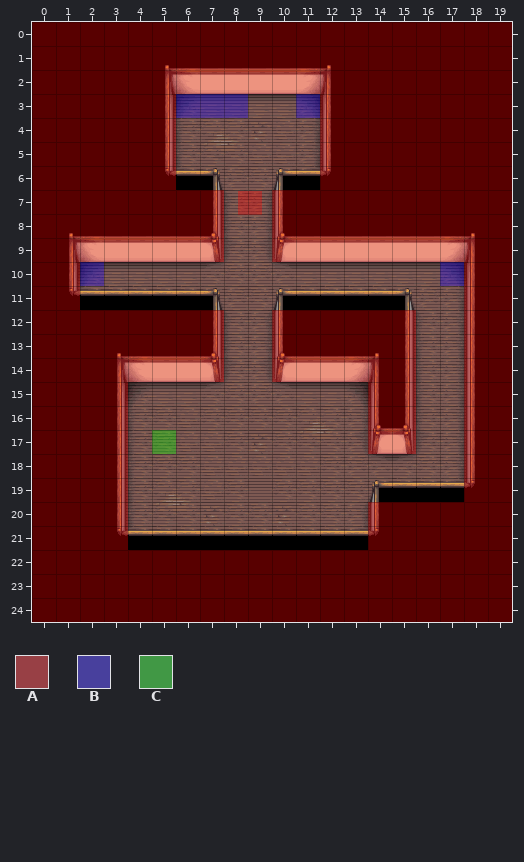
A Tiled map gets an edit: Assets/newTest.tmx. The first picture shows the starting point.
Cells are 32x32 px. Shown: x 0..19, y 0..24. Tiles whose own drawing changed are shown in their newer look in all pictures.
Key: from "Hints": A 0, B 1, C 2.
_ is an empty cell.
Objects are placed by their top-left corner, in cells (3,4 is the top-left corner of cell 3,4); size is 1x1 cell unless given.
Layers that did not change in this view are not listed.
Objects on layer "Objects" before:
B "Loot" at 6,3
B "Loot" at 7,3
B "Loot" at 8,3
B "Loot" at 11,3
A "Guard" at 8.6,7
B "Loot" at 2,10
B "Loot" at 17,10
C "player" at 5,17
New version:
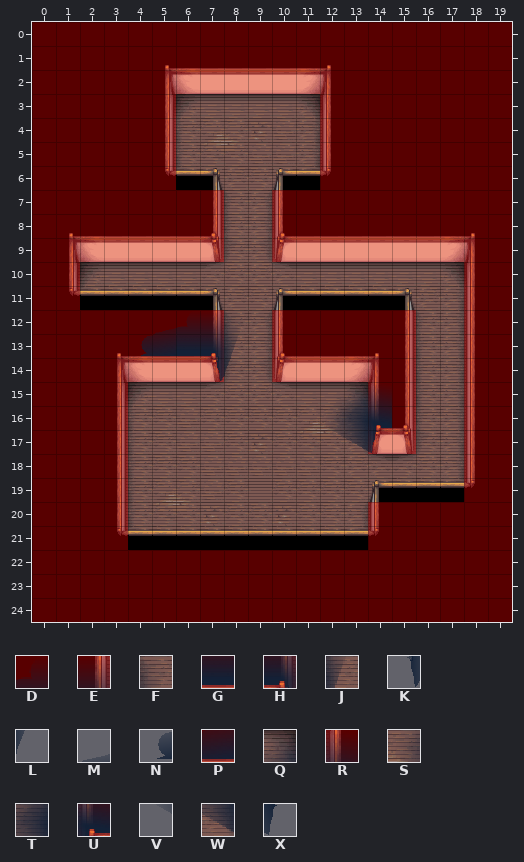
Further tiles: from "shadows": D 2, E 3, F 4, G 8, H 9, J 10, K 15, L 16, M 37, N 42, P 43, Q 55, R 56, S 60, T 61, U 62, V 66, W 67, X 68.
Tiles of an added or newly shown layer are drawn over the layers below it.
See-through tiles are keyed as they look on the map.
From old to new:
Changed rows in their new state; . is an unchanged cell.
Layer "Shadows" (added):
first column x 4:
12 .MDEF......
13 NPGHJ......
14 ...KL......
15 .........QR
16 ........STU
17 ........VWX
Layer "Objects" (now hidden):
removed: B "Loot" at 6,3
removed: B "Loot" at 7,3
removed: B "Loot" at 8,3
removed: B "Loot" at 11,3
removed: A "Guard" at 8.6,7
removed: B "Loot" at 2,10
removed: B "Loot" at 17,10
removed: C "player" at 5,17
Where, in picture pixels (left, top, right, bottom), the same in both pictures:
removed: (176, 94, 248, 118)
removed: (296, 94, 320, 118)
removed: (238, 191, 262, 215)
removed: (80, 262, 104, 286)
removed: (440, 262, 464, 286)
added: (141, 312, 240, 381)
added: (328, 384, 392, 453)
removed: (152, 430, 176, 454)
